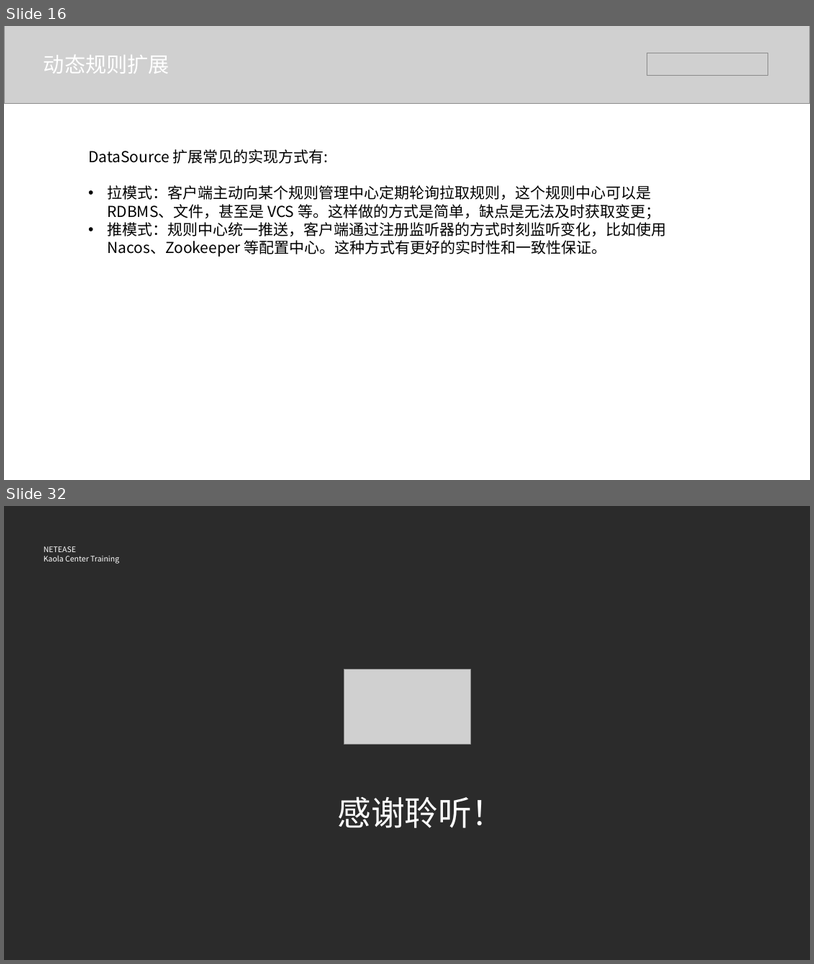
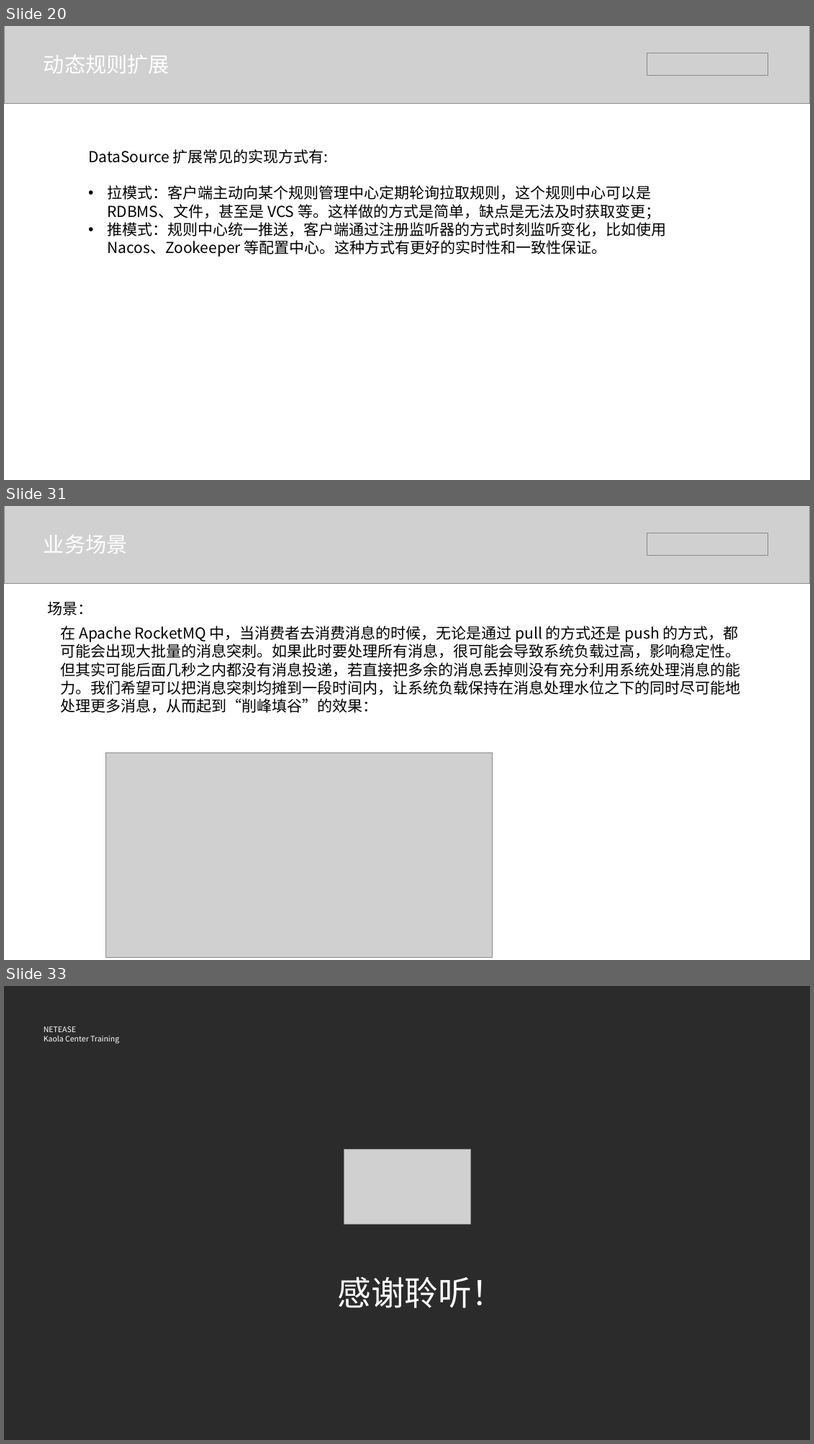
Before and after one commit to BraveMing/transfer-station, a slide deck: Sentinel基本原理.pptx. Shown one above the other, each under a label of ours: slides 16 and 32 before the commit, slides 20, 31 and 33 after it; the slides between them are not shown. The pictures are 814x964 and 814x1444 pixels, drawn with LibreOffice and Linux fonts; fonts in the diff are those of the drawing; grey boxes stand for pictures; background and template pictures are left out; a plain dark background stands for a picture behind light text. Boxes give left, top, right and bottom in pixels: in the first picture for what was removed or moved away, otherwise in the second. Text is boxed around its words. In the diff, an @@ line names an element or a change of style, - is before the commit and + after.

```diff
--- a/Sentinel基本原理.pptx
+++ b/Sentinel基本原理.pptx
@@ slide 31 added at [4,506,810,960], background #FFFFFF @@
@@ picture added at [4,506,810,584] @@
@@ text added at [44,535,128,554], 25 pt, text #FFFFFF @@
+业务场景
@@ picture added at [647,533,769,556] @@
@@ text added at [48,601,93,615], 18 pt, text #000000 @@
+场景：
@@ text added at [61,626,741,713], 18 pt, text #000000 @@
+在 Apache RocketMQ 中，当消费者去消费消息的时候，无论是通过 pull 的方式还是 push 的方式，都可能会出现大批量的消息突刺。如果此时要处理所有消息，很可能会导致系统负载过高，影响稳定性。但其实可能后面几秒之内都没有消息投递，若直接把多余的消息丢掉则没有充分利用系统处理消息的能力。我们希望可以把消息突刺均摊到一段时间内，让系统负载保持在消息处理水位之下的同时尽可能地处理更多消息，从而起到“削峰填谷”的效果：
@@ picture added at [106,752,494,957] @@
@@ what was slide 16 is now slide 20 @@
@@ what was slide 32 is now slide 33 @@
```
Also in this commit, not shown: 5 slides changed, 13 other slides added, 13 slides removed, 1 other file.
